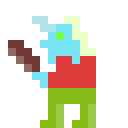
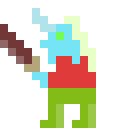
Layer changes from the first 128 x 128 image to the second:
painted on "Background" over 0, 8, 96, 72
